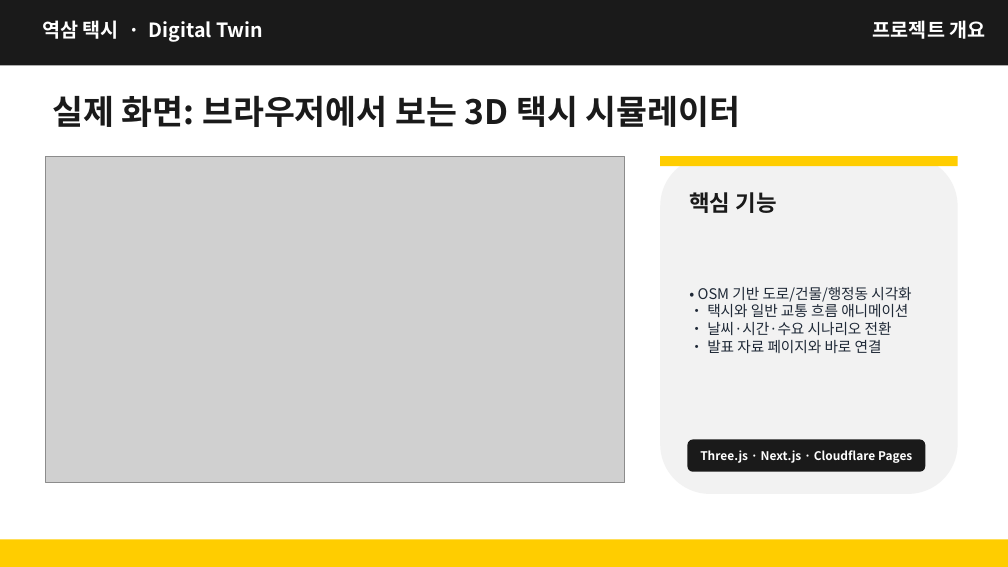
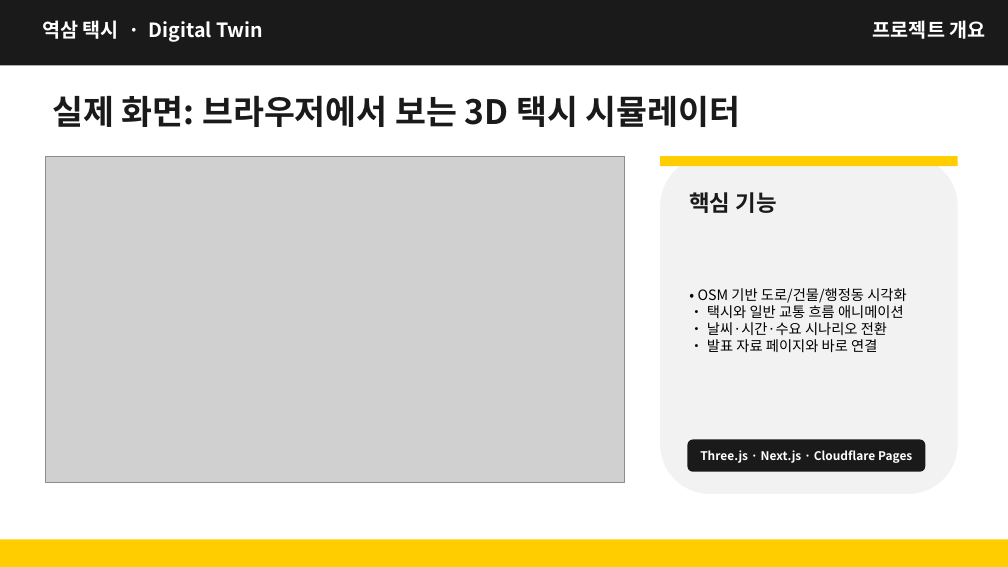
Before and after one commit to kimcanal/yeoksam-taxi, a slide deck: slide 8 of public/a-eye-presentation/A-Eye_midterm_data_collection_forecast.pptx. Drawn at 1008x567 pixels with LibreOffice and Linux fonts; fonts in the diff are those of the drawing; grey boxes stand for pictures. Boxes give left, top, right and bottom in pixels: in the first picture for what was removed or moved away, otherwise in the second. Text is boxed around its words. In the diff, an @@ line names an element or a change of style, - is before the commit and + after.

```diff
--- a/public/a-eye-presentation/A-Eye_midterm_data_collection_forecast.pptx
+++ b/public/a-eye-presentation/A-Eye_midterm_data_collection_forecast.pptx
@@ text at box(698, 288, 906, 352): text changed; size 10.5 to 10.2 pt; text colour #1F2937 to #000000 @@
-• OSM 기반 도로/건물/행정동 시각화
-• 택시와 일반 교통 흐름 애니메이션
-• 날씨·시간·수요 시나리오 전환
-• 발표 자료 페이지와 바로 연결
+• OSM 기반 도로/건물/행정동 시각화
+• 택시와 일반 교통 흐름 애니메이션
+• 날씨·시간·수요 시나리오 전환
+• 발표 자료 페이지와 바로 연결
```
Also in this commit, not shown: 11 other slides changed.
